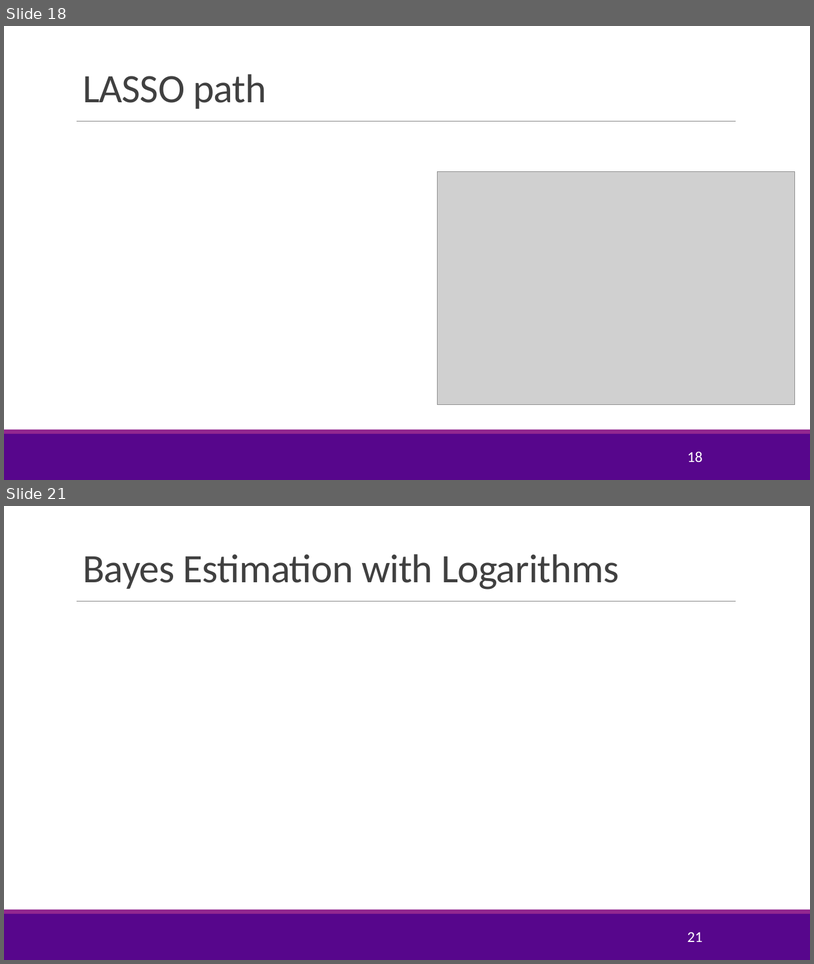
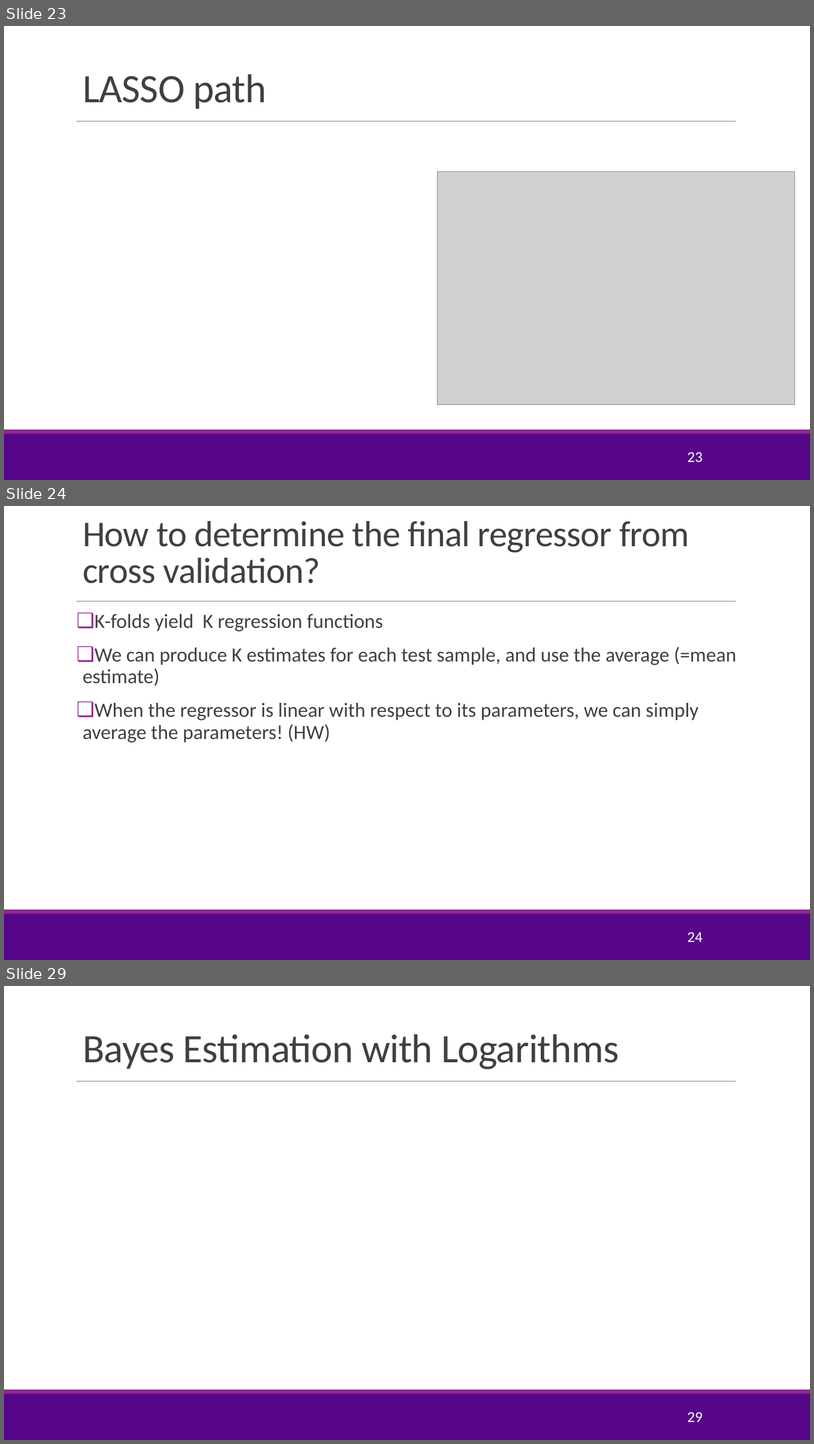
Before and after one commit to joshzzl/introml, a slide deck: lectures/Lect05_Lasso.pptx. Shown one above the other, each under a label of ours: slides 18 and 21 before the commit, slides 23, 24 and 29 after it; the slides between them are not shown. The pictures are 814x964 and 814x1444 pixels, drawn with LibreOffice and Linux fonts; fonts in the diff are those of the drawing; grey boxes stand for pictures; background and template pictures are left out. Boxes give left, top, right and bottom in pixels: in the first picture for what was removed or moved away, otherwise in the second. Text is boxed around its words. In the diff, an @@ line names an element or a change of style, - is before the commit and + after.

Commit message:
Added description about Ridge Regression. Added material regarding other feature selection methods.

```diff
--- a/lectures/Lect05_Lasso.pptx
+++ b/lectures/Lect05_Lasso.pptx
@@ slide 24 added at (x1=4, y1=506, x2=810, y2=960), background #FFFFFF; not listed: 3 template elements that a slide beside it also shows @@
@@ title added at (x1=83, y1=521, x2=690, y2=583), 43.2 pt, text #404040 @@
+How to determine the final regressor from cross validation?
@@ text added at (x1=83, y1=613, x2=737, y2=742), 24 pt, text #404040 @@
+❑ K-folds yield K regression functions
+❑ We can produce K estimates for each test sample, and use the average (=mean estimate)
+❑ When the regressor is linear with respect to its parameters, we can simply average the parameters! (HW)
@@ page number added at (x1=687, y1=931, x2=703, y2=942), 18 pt, text #FFFFFF @@
+24
@@ what was slide 18 is now slide 23 @@
@@ page number at (x1=687, y1=451, x2=703, y2=462): text changed @@
-18
+23
@@ what was slide 21 is now slide 29 @@
@@ page number at (x1=687, y1=1411, x2=703, y2=1422): text changed @@
-21
+29
```
Also in this commit, not shown: 6 slides changed, 18 other slides added, 1 other file.
